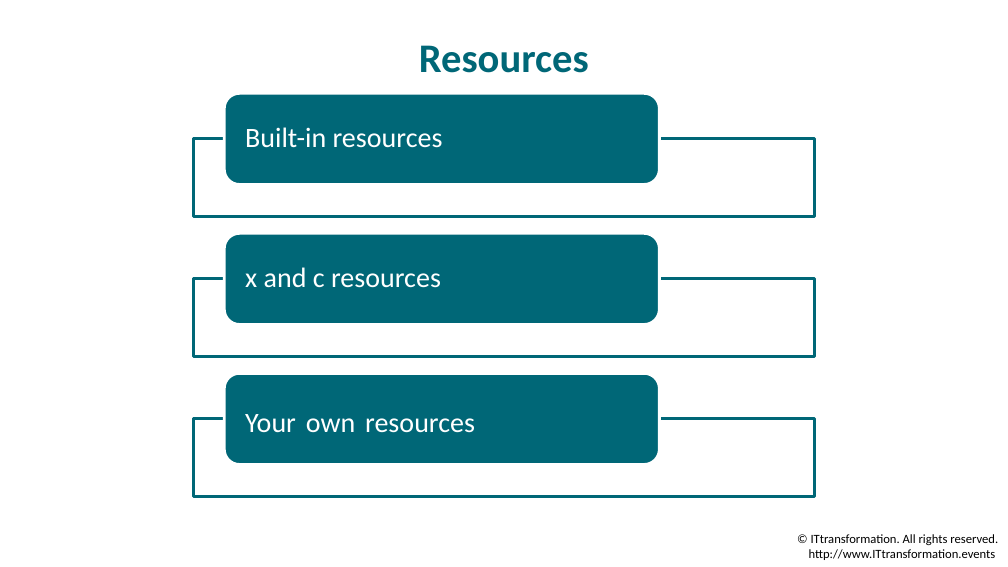
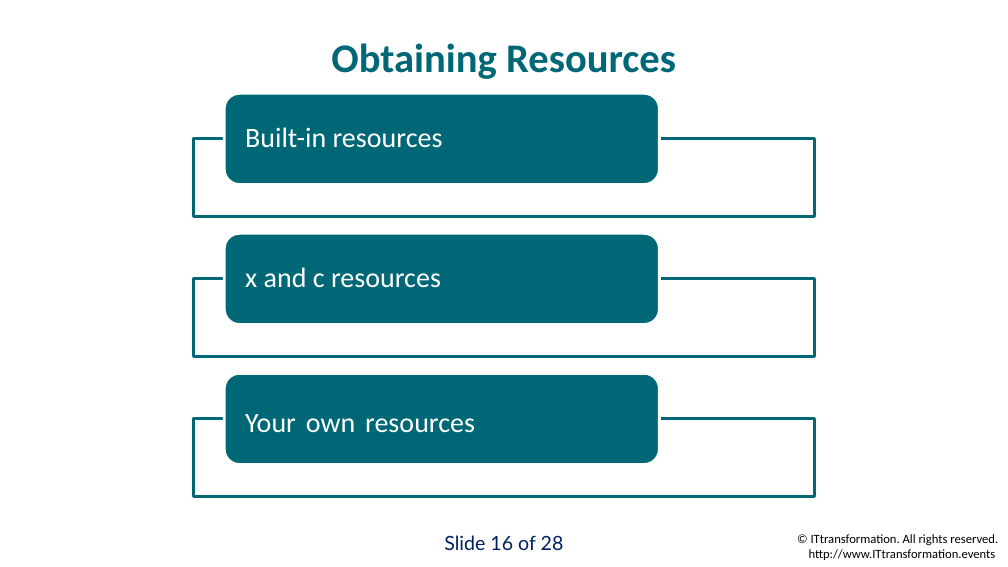
Before and after one commit to timothywarner/ittransformation2017, a slide deck: slide 16 of warner-itt-dsc.pptx (slide 15 before the commit). Drawn at 1008x567 pixels with LibreOffice and Linux fonts; fonts in the diff are those of the drawing; background and template pictures are left out. Boxes give left, top, right and bottom in pixels: in the first picture for what was removed or moved away, otherwise in the second. Text is boxed around its words. In the diff, an @@ line names an element or a change of style, - is before the commit and + after.

```diff
--- a/warner-itt-dsc.pptx
+++ b/warner-itt-dsc.pptx
@@ title at [331, 43, 676, 79]: text changed @@
-Resources
+Obtaining Resources
@@ text added at [444, 535, 564, 550], 14 pt, text #002060 @@
+Slide 16 of 28
```
Also in this commit, not shown: 22 other slides changed, 5 slides added, 6 other files.
